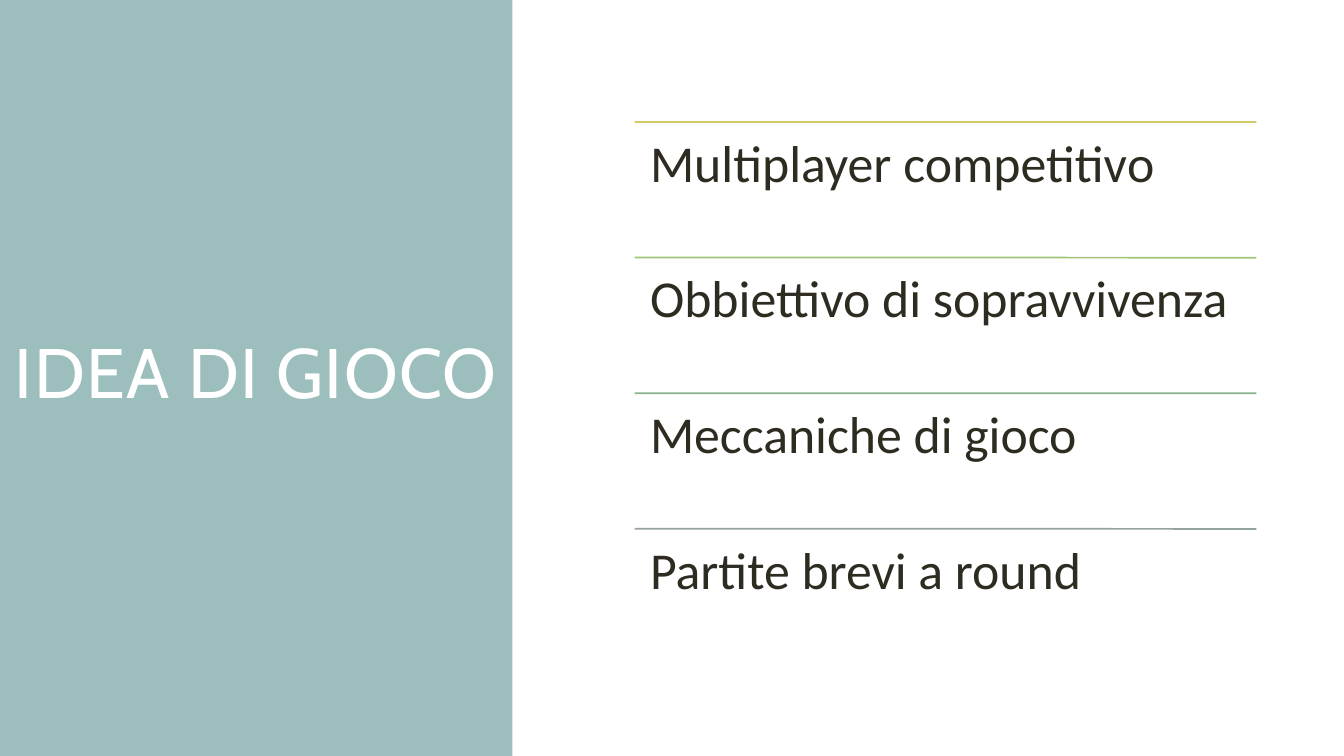
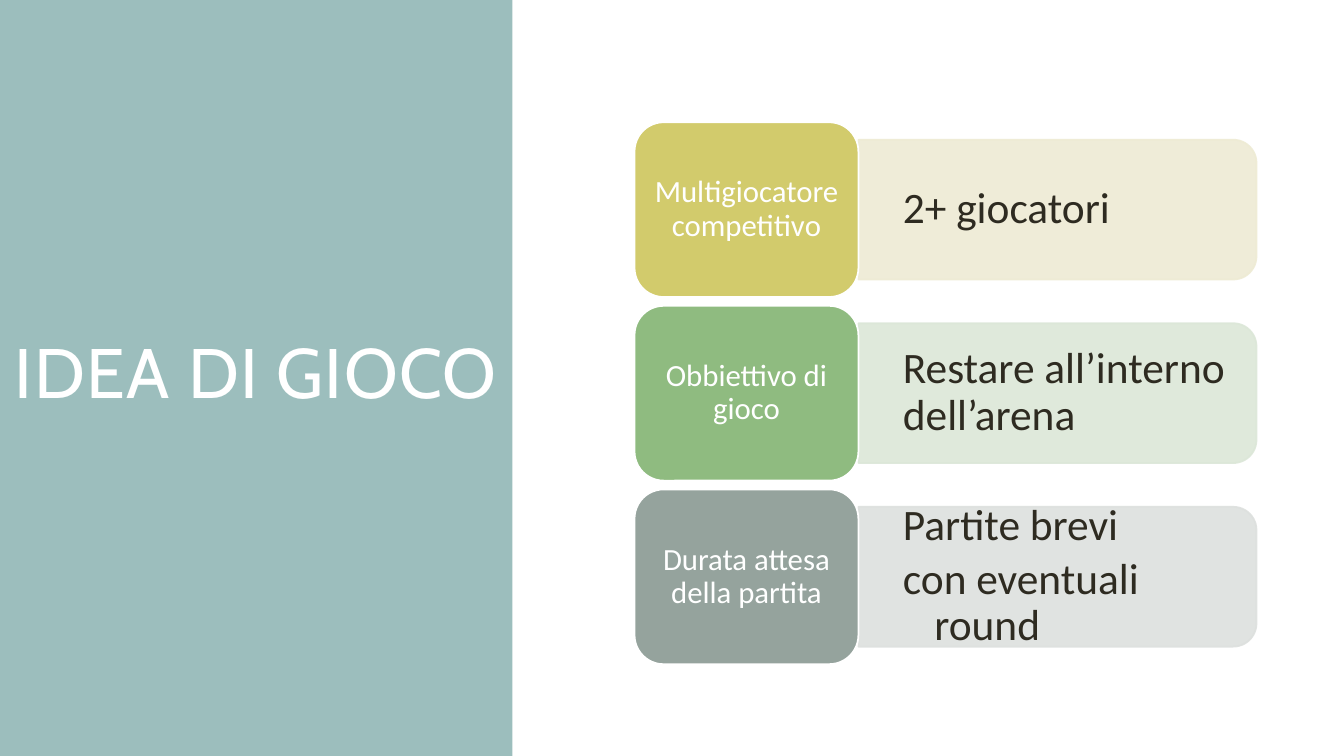
Before and after one commit to mirkoalicastro/outta-my-circle, a slide deck: slide 2 of Pitch/PITCH.pptx. Drawn at 1344x756 pixels with LibreOffice and Linux fonts; fonts in the diff are those of the drawing. Boxes give left, top, right and bottom in pixels: in the first picture for what was removed or moved away, otherwise in the second. Text is boxed around its words. In the diff, an @@ line names an element or a change of style, - is before the commit and + after.

```diff
--- a/Pitch/PITCH.pptx
+++ b/Pitch/PITCH.pptx
@@ vertical alignment top to middle in 3 elements at box(903, 510, 1138, 641), box(666, 364, 827, 424), box(655, 180, 838, 241) @@
@@ text at box(655, 180, 838, 241): text changed; size 37 to 22 pt; text colour #2E2B21 to #FFFFFF @@
-Multiplayer competitivo
+Multigiocatore competitivo
@@ text at box(666, 364, 827, 424): text changed; size 37 to 22 pt; text colour #2E2B21 to #FFFFFF @@
-Obbiettivo di sopravvivenza
+Obbiettivo di gioco
@@ group removed at box(635, 122, 1257, 529): 4 lines, 1 text @@
-Meccaniche di gioco
@@ text at box(903, 510, 1138, 641): text changed; size 37 to 31 pt @@
-Partite brevi a round
+  Partite brevi
+    con eventuali round
@@ group added at box(635, 122, 1257, 663): 3 round same rects, 3 texts, 3 rounded rectangles @@
+  2+ giocatori
+  Restare all’interno dell’arena
+Durata attesa della partita
```
Also in this commit, not shown: 5 other slides changed, 1 slide added.
